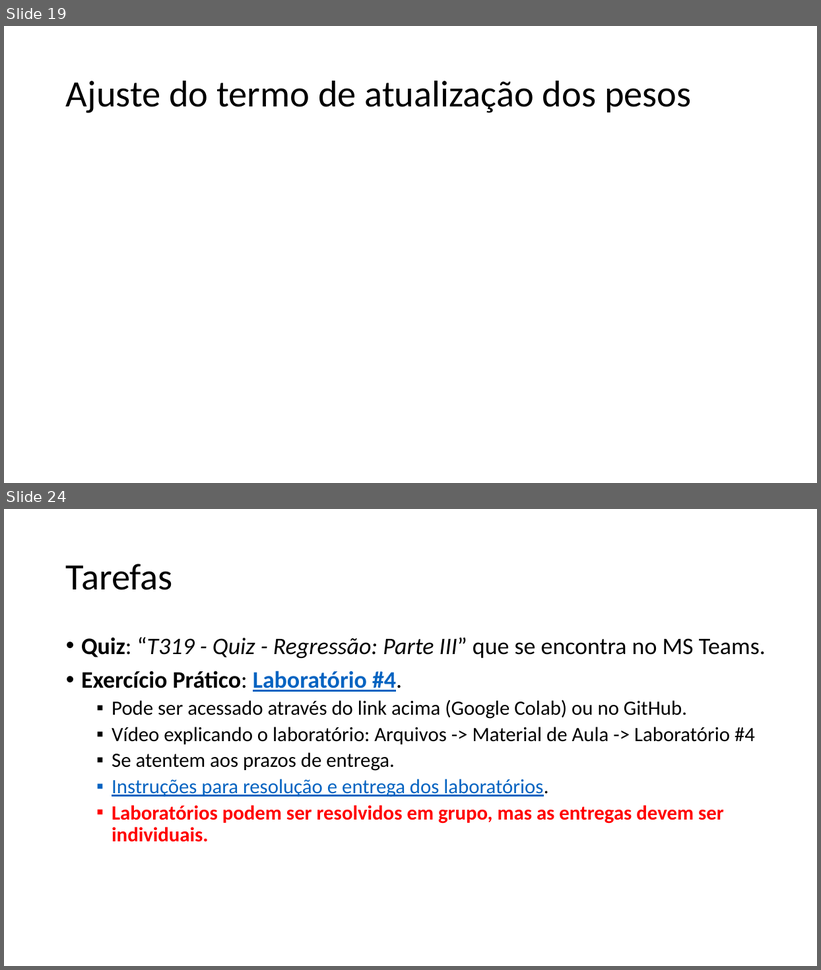
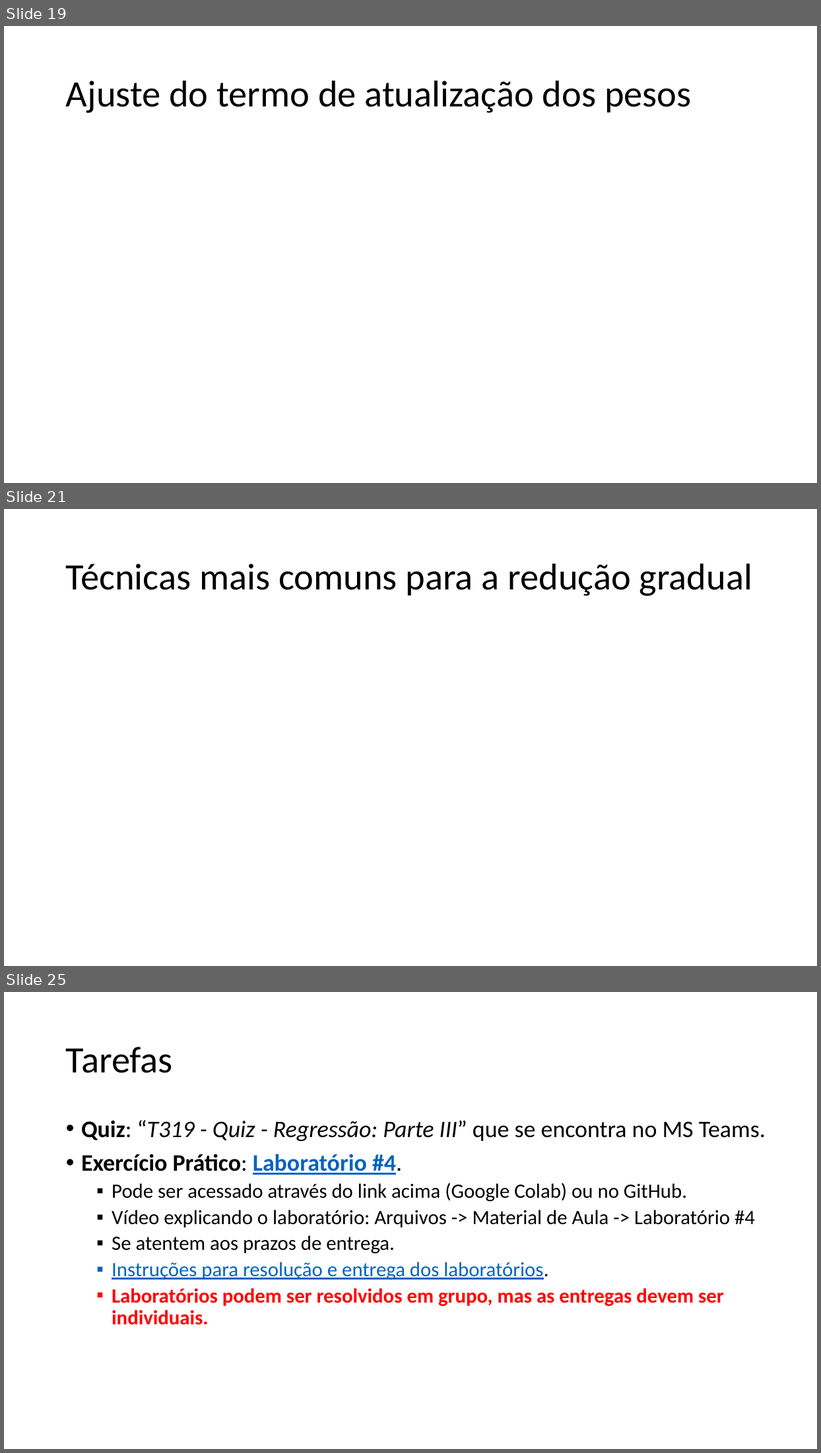
Before and after one commit to zz4fap/t319_aprendizado_de_maquina, a slide deck: slides/T319_Regressão_Linear (Parte III).pptx. Shown one above the other, each under a label of ours: slides 19 and 24 before the commit, slides 19, 21 and 25 after it; the slides between them are not shown. The pictures are 821x970 and 821x1453 pixels, drawn with LibreOffice and Linux fonts; fonts in the diff are those of the drawing; grey boxes stand for pictures. Boxes give left, top, right and bottom in pixels: in the first picture for what was removed or moved away, otherwise in the second. Text is boxed around its words. In the diff, an @@ line names an element or a change of style, - is before the commit and + after.

```diff
--- a/slides/T319_Regressão_Linear (Parte III).pptx
+++ b/slides/T319_Regressão_Linear (Parte III).pptx
@@ slide 21 added at [4,509,817,966], background #FFFFFF @@
@@ title added at [66,563,752,596], 44 pt, text #000000 @@
+Técnicas mais comuns para a redução gradual
@@ what was slide 24 is now slide 25 @@
```
Also in this commit, not shown: 2 slides changed, 2 other slides added, 2 slides removed, 2 other files.
